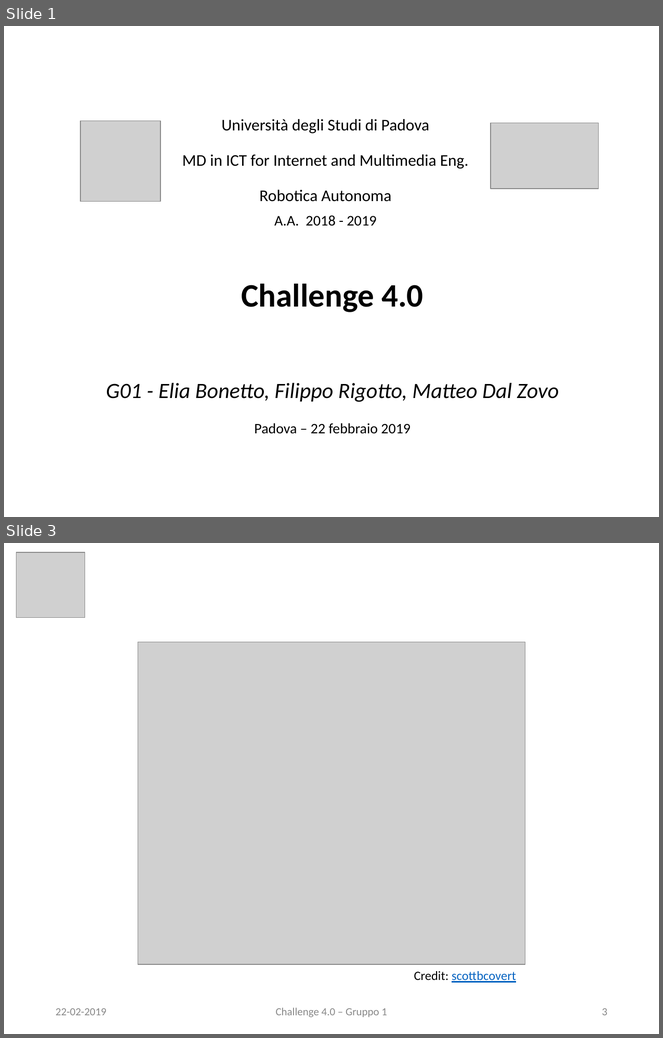
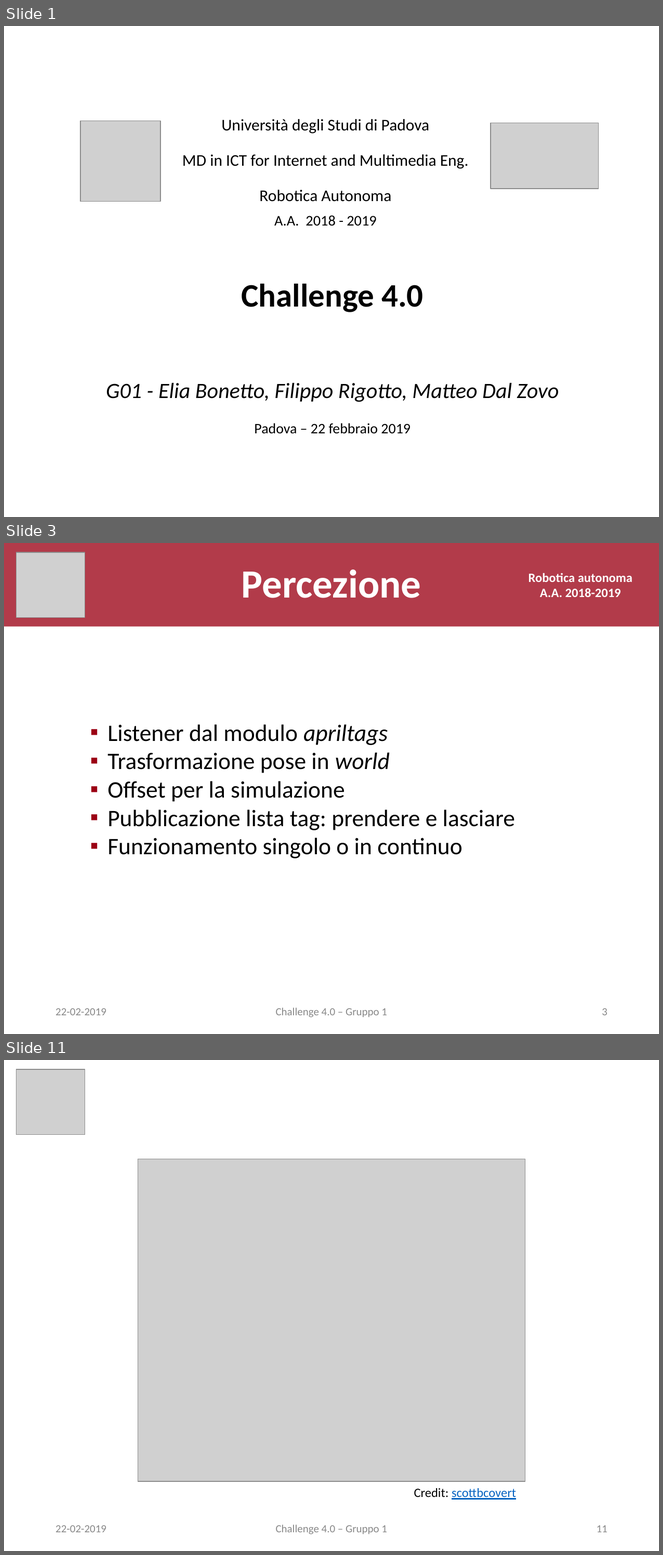
Before and after one commit to eliabntt/Autonomous-Robotics-Cooperation-project, a slide deck: pres.pptx. Shown one above the other, each under a label of ours: slides 1 and 3 before the commit, slides 1, 3 and 11 after it; the slides between them are not shown. The pictures are 663x1038 and 663x1555 pixels, drawn with LibreOffice and Linux fonts; fonts in the diff are those of the drawing; grey boxes stand for pictures. Boxes give left, top, right and bottom in pixels: in the first picture for what was removed or moved away, otherwise in the second. Text is boxed around its words. In the diff, an @@ line names an element or a change of style, - is before the commit and + after.

```diff
--- a/pres.pptx
+++ b/pres.pptx
@@ slide 3 added at (4, 543, 659, 1034), background #FFFFFF @@
@@ title added at (4, 543, 659, 626), fill #9B0014 at 77% opacity, 44 pt, text #FFFFFF, bold @@
+Percezione
@@ picture added at (16, 552, 85, 617) @@
@@ text added at (529, 573, 633, 597), 14 pt, text #FFFFFF, bold @@
+Robotica autonoma
+A.A. 2018-2019
@@ text added at (107, 724, 515, 859), 26 pt, text #000000 @@
+▪ Listener dal modulo apriltags
+▪ Trasformazione pose in world
+▪ Offset per la simulazione
+▪ Pubblicazione lista tag: prendere e lasciare
+▪ Funzionamento singolo o in continuo
@@ text added at (55, 1008, 106, 1016), 12 pt, text #888888 @@
+22-02-2019
@@ text added at (276, 1008, 387, 1018), 12 pt, text #888888 @@
+Challenge 4.0 – Gruppo 1
@@ page number added at (602, 1008, 608, 1016), 12 pt, text #888888 @@
+3
@@ what was slide 3 is now slide 11 @@
@@ page number at (597, 1525, 608, 1533): text changed @@
-3
+11
```
Also in this commit, not shown: 1 slide changed, 7 other slides added, 1 other file.
